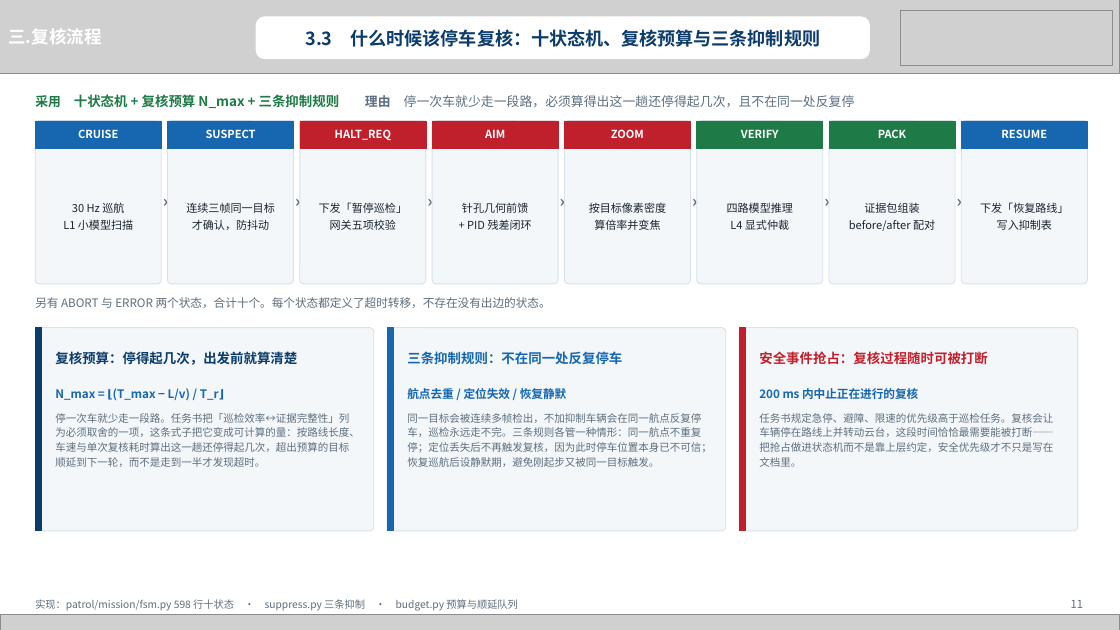
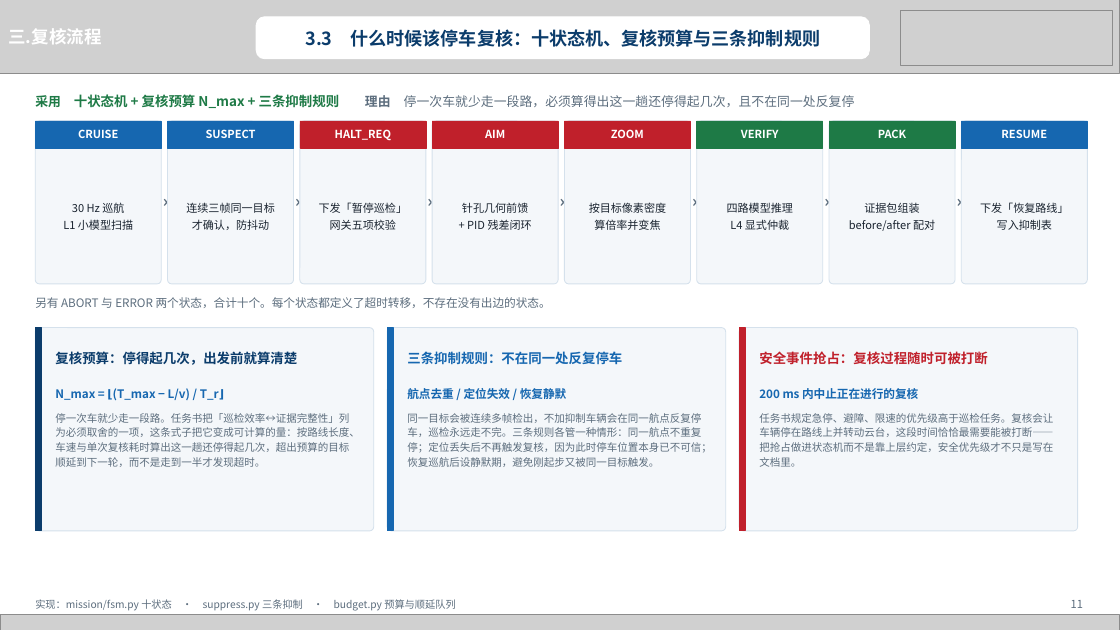
Before and after one commit to heizitalk666/2026summer, a slide deck: slide 11 of deliverables/中期答辩.pptx. Drawn at 1120x630 pixels with LibreOffice and Linux fonts; fonts in the diff are those of the drawing; grey boxes stand for pictures. Boxes give left, top, right and bottom in pixels: in the first picture for what was removed or moved away, otherwise in the second. Text is boxed around its words. In the diff, an @@ line names an element or a change of style, - is before the commit and + after.

```diff
--- a/deliverables/中期答辩.pptx
+++ b/deliverables/中期答辩.pptx
@@ text at [35, 599, 456, 611]: text changed @@
-实现：patrol/mission/fsm.py 598 行十状态 · suppress.py 三条抑制 · budget.py 预算与顺延队列
+实现：mission/fsm.py 十状态 · suppress.py 三条抑制 · budget.py 预算与顺延队列
```
Also in this commit, not shown: 21 other slides changed, 2 slides added, 4 other files.
